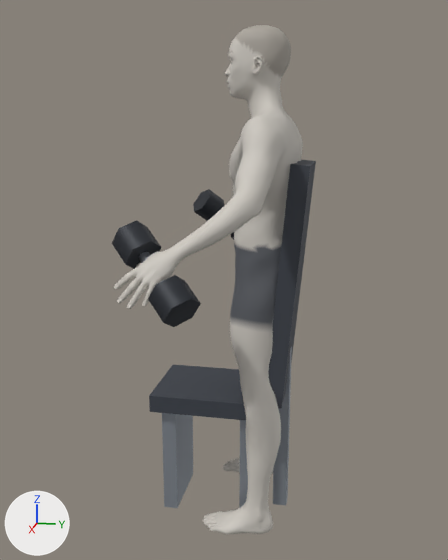
An edit to the glTF model exports/dumbbell-alternate-shoulder-press.glb, drawn before and after from the same camera.
Camera for both pictures: a 50 mm lens placed at (2.229, 0.268, 1.465), pointed at (0.011, -0.175, 0.91). The axes (+X, +Y, +Z) are drawn at lower left. The lights are the same throughout. The picture after the commit comes second. Where no turn or scale is listed for an object, it has been applied to the vertices.
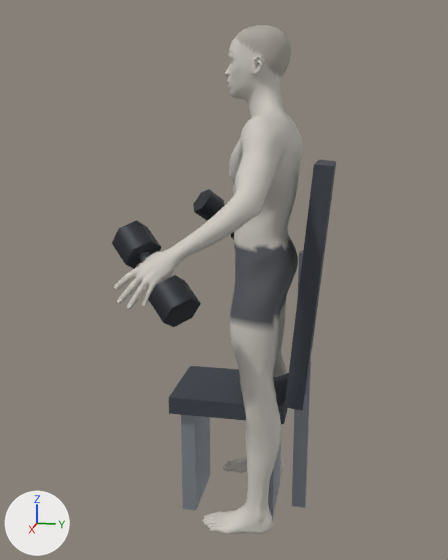
Changed parts and their boxes [x1, y1, x2, y2] in the pictures (448 x 560 px):
```json
{"object": "Mesh_10", "change": "moved", "before": [268, 160, 316, 409], "after": [285, 160, 336, 410]}
{"object": "Mesh_7", "change": "moved", "before": [149, 365, 246, 420], "after": [169, 366, 289, 424]}
{"object": "Mesh_9", "change": "moved", "before": [162, 413, 193, 508], "after": [181, 415, 210, 510]}
{"object": "Mesh_11", "change": "moved", "before": [273, 347, 292, 505], "after": [292, 251, 312, 508]}
{"object": "Mesh_8", "change": "moved", "before": [239, 420, 248, 508], "after": [268, 440, 281, 520]}
```

The change, as JSON lines over the scene's bpy script:
```json
{"op": "set", "path": "ob_mesh_7.location", "old": "(0.0, -0.215, 0.454)", "new": "(0.0, -0.14, 0.454)"}
{"op": "set", "path": "ob_mesh_8.location", "old": "(0.0, -0.064, 0.211)", "new": "(0.0, 0.012, 0.211)"}
{"op": "set", "path": "ob_mesh_9.location", "old": "(0.0, -0.367, 0.211)", "new": "(0.0, -0.291, 0.211)"}
{"op": "set", "path": "ob_mesh_10.location", "old": "(0.0, 0.071, 0.915)", "new": "(0.0, 0.147, 0.915)"}
{"op": "set", "path": "ob_mesh_11.location", "old": "(0.0, 0.054, 0.513)", "new": "(0.0, 0.13, 0.513)"}
```
